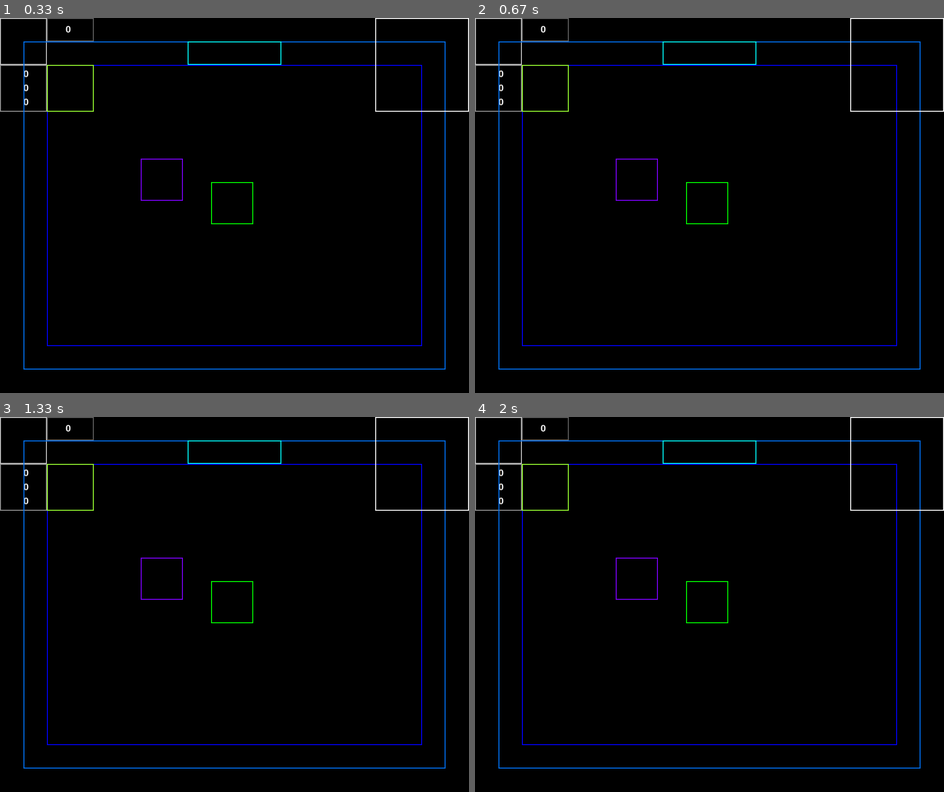
Above: before the commit, frames 1-4 (two rows, left to right).
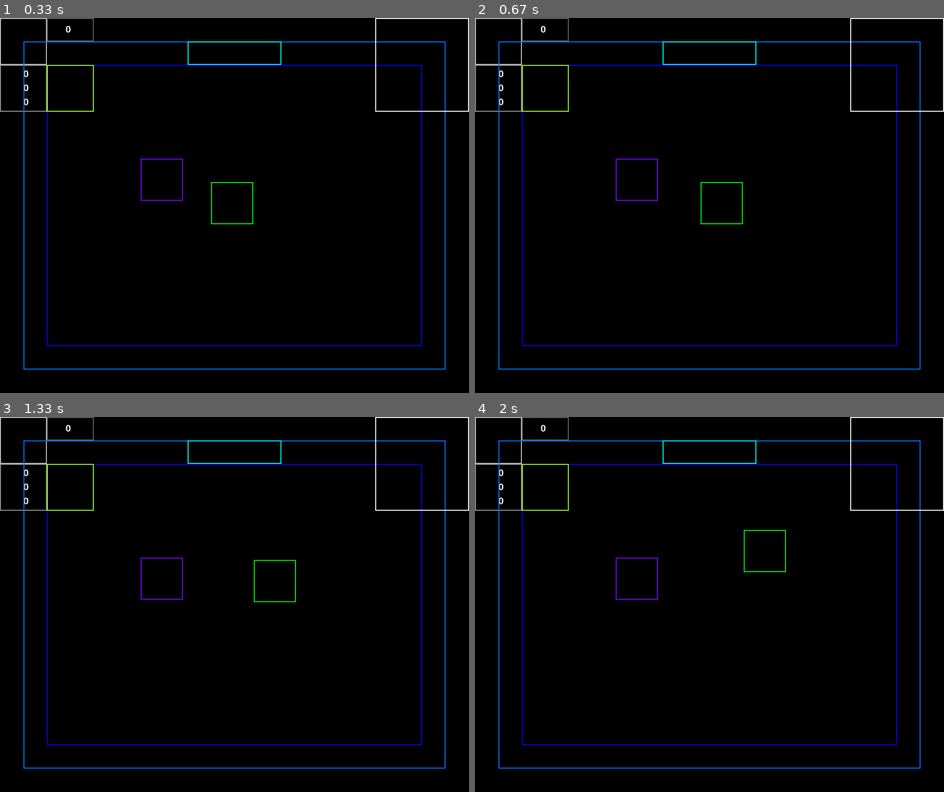
Above: after the commit, the same moments.

Repository: kapusta-gg/pygame_group6
Game: pygame game, started from main.py
Same seed, same stepped clock (60 frames per second), same inputs: the game is played once before the commit and once after it.
Inputs:
- Up to frame 1 (0.33 s): no input
- Up to frame 2 (0.67 s): hold D from 0.33 s (still down)
- Up to frame 3 (1.33 s): release D at 0.8 s; hold W 0.83-1.13 s; hold D from 1.17 s (still down)
- Up to frame 4 (2 s): release D at 1.63 s; hold A from 1.67 s (still down)

Frame 1 is identical in both runs. In frame 2, 0.1% of the frame differs, in the area x 45-58%, y 43-55%; in frame 3, 0.2%, in the area x 45-64%, y 38-55%; in frame 4, 0.2%.

Commit message:
Тест движения игрока

Diff:
--- a/main.py
+++ b/main.py
@@ -1,3 +1,5 @@
+import pygame
+
 from models.map.rooms import Room
 from models.map.objects import *
 from models.interface.minimap import MiniMap
@@ -5,6 +7,14 @@
 from models.entities.player import Player
 from models.entities.enemies import *
 
+UP, DOWN, LEFT, RIGHT = 0, 1, 2, 3
+
+def func(x):
+    if x < -1:
+        return -1
+    if x > 1:
+        return 1
+    return x
 
 if __name__ == '__main__':
     pygame.init()
@@ -21,10 +31,15 @@
     enemy = Enemy(300, 300)
     objectt = Object(100, 100)
 
+    pos = (0, 0)
     isShowHitbox = True
+    isMovePlayer = [False, False, False, False]
+
+    clock = pygame.time.Clock()
 
     running = True
     while running:
+        tick = clock.tick()
         # Обрабатываем события
         for event in pygame.event.get():
             if event.type == pygame.QUIT:
@@ -32,6 +47,24 @@
             if event.type == pygame.KEYDOWN:
                 if event.key == pygame.K_u:
                     isShowHitbox = not isShowHitbox
+                if event.key == pygame.K_w:
+                    direction = (0, -1)
+                    isMovePlayer = True
+                if event.key == pygame.K_a:
+                    direction = (-1, 0)
+                    isMovePlayer = True
+                if event.key == pygame.K_s:
+                    direction = (0, 1)
+                    isMovePlayer = True
+                if event.key == pygame.K_d:
+                    direction = (1, 0)
+                    isMovePlayer = True
+                if isMovePlayer:
+                    pos = (func(pos[0] + direction[0]), func(pos[1] + direction[1]))
+            if event.type == pygame.KEYUP:
+                if event.key == pygame.K_w or event.key == pygame.K_a or \
+                    event.key == pygame.K_s or event.key == pygame.K_d:
+                    isMovePlayer = False
         # Отрисовка объектов
         screen.fill((0, 0, 0))
         hud.draw(screen, is_hitbox=isShowHitbox)
@@ -42,5 +75,7 @@
         enemy.draw(screen, is_hitbox=isShowHitbox)
         objectt.draw(screen, is_hitbox=isShowHitbox)
         # Выполняем логику (пока пусто)
+        if isMovePlayer:
+            player.move(*(i * tick / 1000 for i in pos))
         # Обновление экрана
         pygame.display.flip()
--- a/models/entities/player.py
+++ b/models/entities/player.py
@@ -2,10 +2,18 @@
 
 
 class Player:
+    PLAYER_SPEED = 100
     def __init__(self, x: int, y: int):
+        self.x = x
+        self.y = y
         self.player_hitbox = pygame.rect.Rect(x, y, 90, 90)
         self.player_color = pygame.color.Color((0, 255, 0))
 
     def draw(self, screen: pygame.Surface, is_hitbox=True):
         if is_hitbox:
             pygame.draw.rect(screen, self.player_color, self.player_hitbox, width=2)
+
+    def move(self, x, y):
+        self.x += (x * Player.PLAYER_SPEED)
+        self.y += (y * Player.PLAYER_SPEED)
+        self.player_hitbox = pygame.rect.Rect(int(self.x), int(self.y) , 90, 90)
